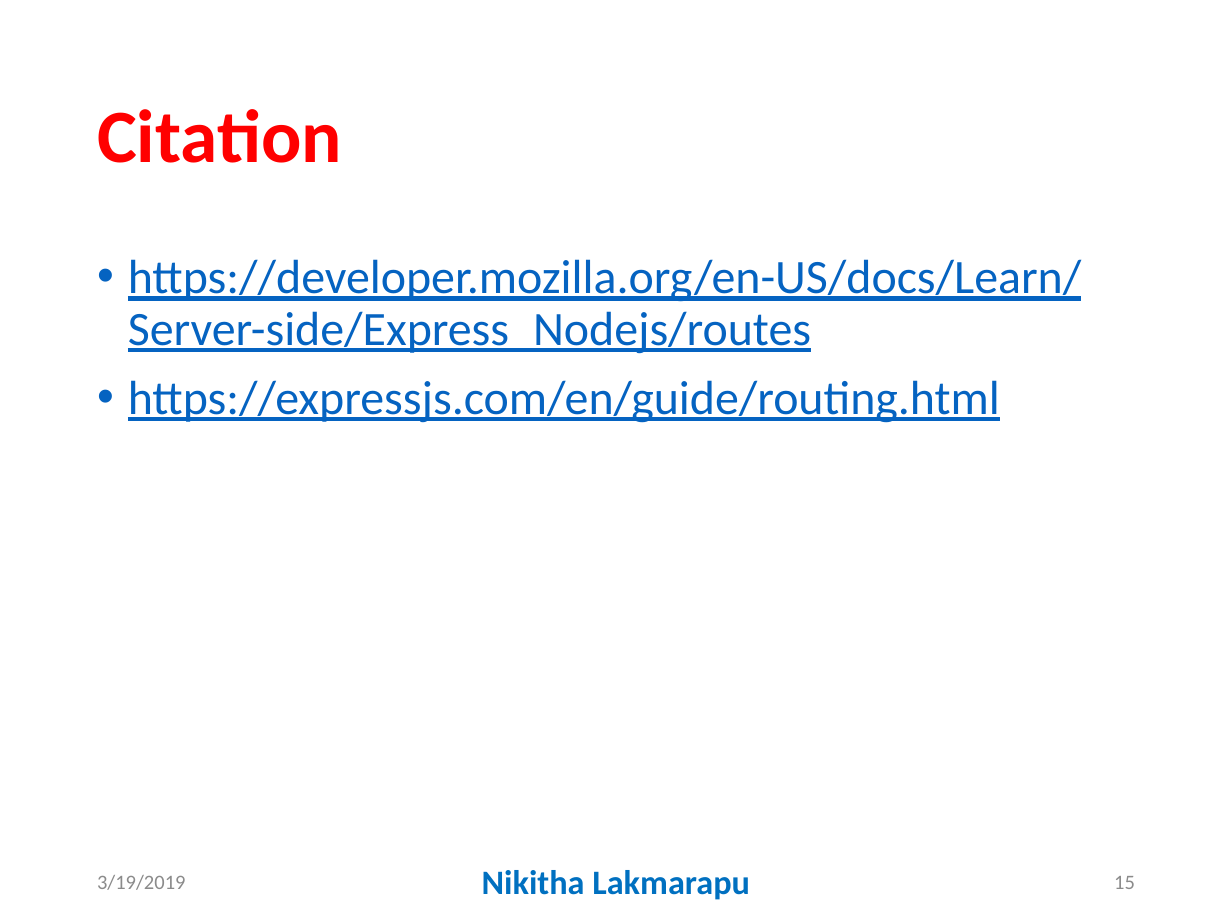
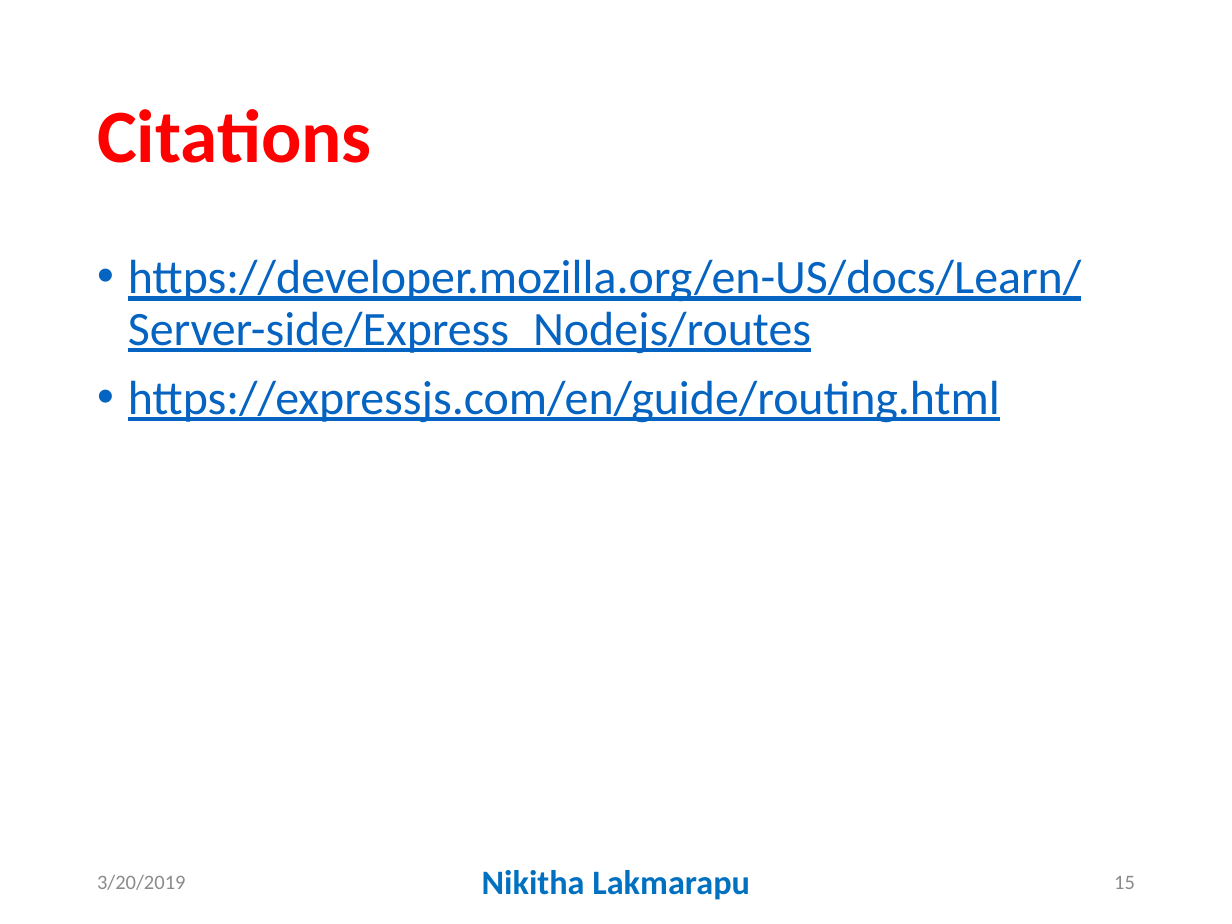
Before and after one commit to GallaPriyanka/routingExpressApp, a slide deck: slide 15 of docs/ws5.pptx. Drawn at 1232x924 pixels with LibreOffice and Linux fonts; fonts in the diff are those of the drawing. Boxes give left, top, right and bottom in pixels: in the first picture for what was removed or moved away, otherwise in the second. Text is boxed around its words. In the diff, an @@ line names an element or a change of style, - is before the commit and + after.

```diff
--- a/docs/ws5.pptx
+++ b/docs/ws5.pptx
@@ title at [97, 109, 372, 163]: text changed @@
-Citation
+Citations
@@ text at [97, 875, 186, 890]: text changed @@
-3/19/2019
+3/20/2019
```
Also in this commit, not shown: 12 other slides changed.
